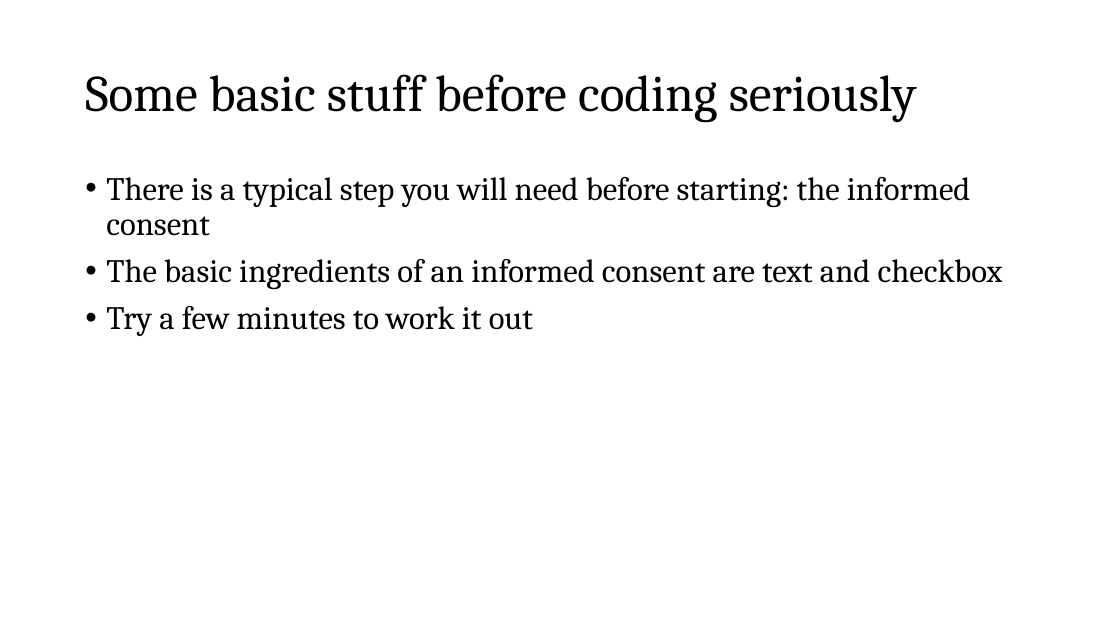
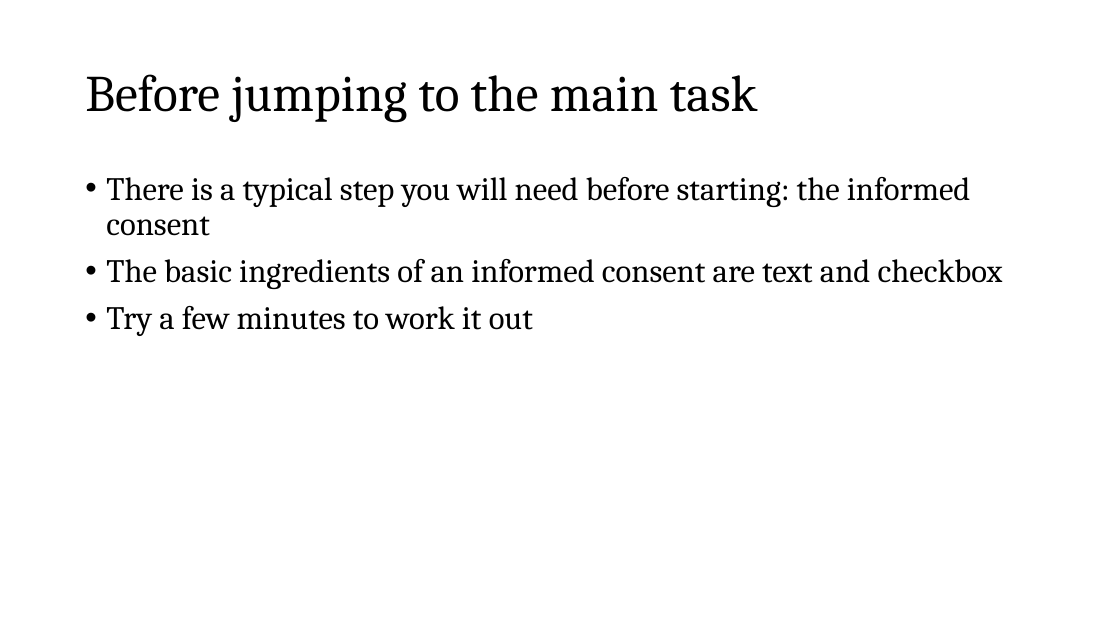
Before and after one commit to fbogliacino/labjsCourse, a slide deck: slide 19 of slides/Slides Labjs.pptx. Drawn at 1120x630 pixels with LibreOffice and Linux fonts; fonts in the diff are those of the drawing. Boxes give left, top, right and bottom in pixels: in the first picture for what was removed or moved away, otherwise in the second. Text is boxed around its words. In the diff, an @@ line names an element or a change of style, - is before the commit and + after.

```diff
--- a/slides/Slides Labjs.pptx
+++ b/slides/Slides Labjs.pptx
@@ title at box(85, 74, 758, 122): text changed @@
-Some basic stuff before coding seriously
+Before jumping to the main task
```
Also in this commit, not shown: 3 other slides changed, 21 slides added.
